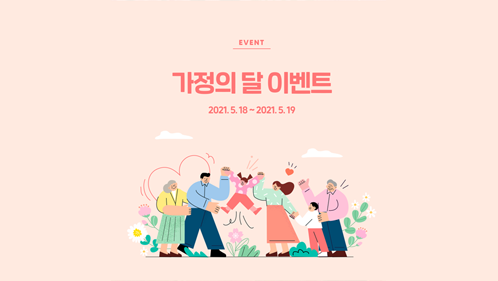
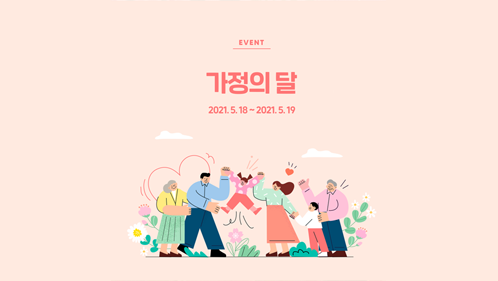
Layered file, before and after one edit (498 x 281). Changes by layer:
painted on "Layer 1" over [171, 70, 332, 96]
painted on "Rectangle 1" over [171, 70, 332, 96]
